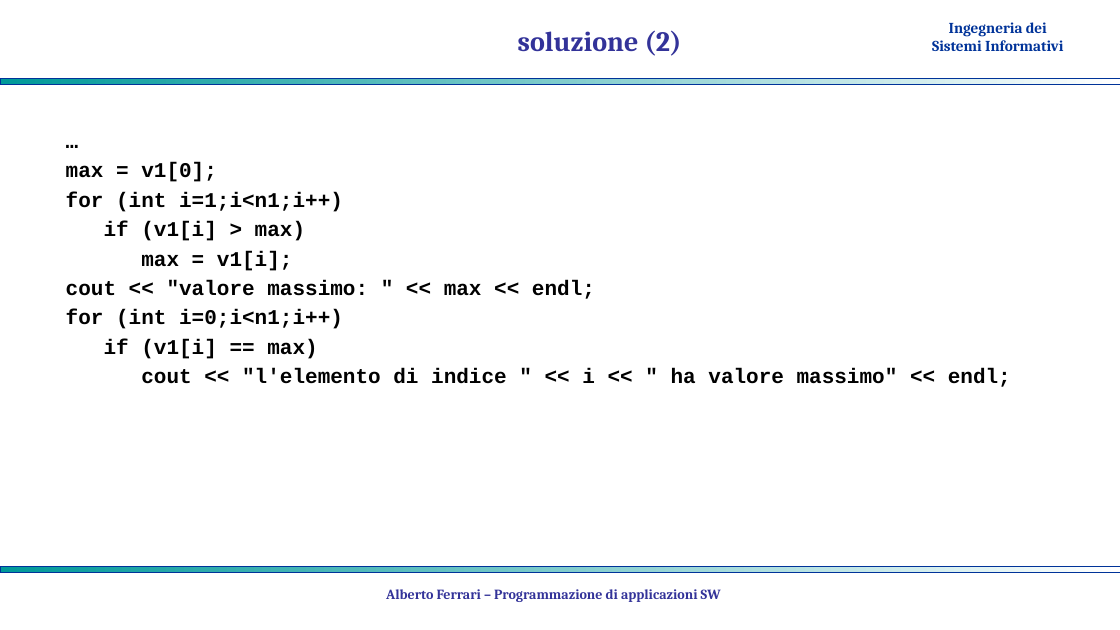
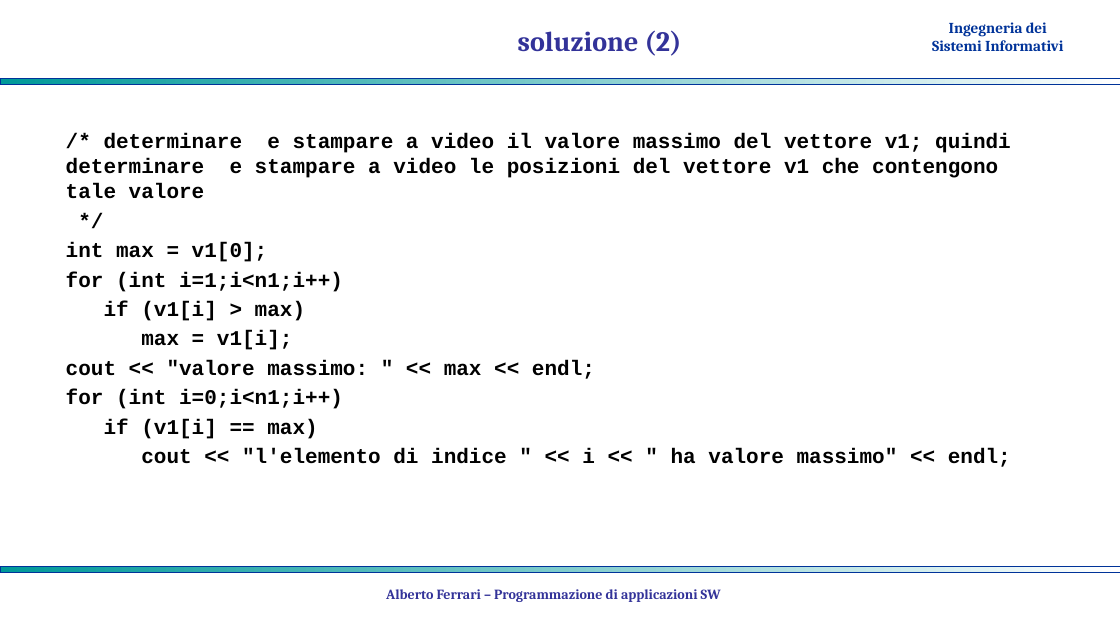
Before and after one commit to albertoferrari/pasw, a slide deck: slide 10 of lezioni/PASW03e - C++ dati strutturati.pptx. Drawn at 1120x630 pixels with LibreOffice and Linux fonts; fonts in the diff are those of the drawing; background and template pictures are left out. Boxes give left, top, right and bottom in pixels: in the first picture for what was removed or moved away, otherwise in the second. Text is boxed around its words. In the diff, an @@ line names an element or a change of style, - is before the commit and + after.

```diff
--- a/lezioni/PASW03e - C++ dati strutturati.pptx
+++ b/lezioni/PASW03e - C++ dati strutturati.pptx
@@ text at (x1=66, y1=133, x2=1011, y2=262): text changed @@
-…
-max = v1[0];
+/* determinare e stampare a video il valore massimo del vettore v1; quindi determinare e stampare a video le posizioni del vettore v1 che contengono tale valore
+*/
+int max = v1[0];
```
Also in this commit, not shown: 6 other slides changed, 8 slides added, 3 other files.
